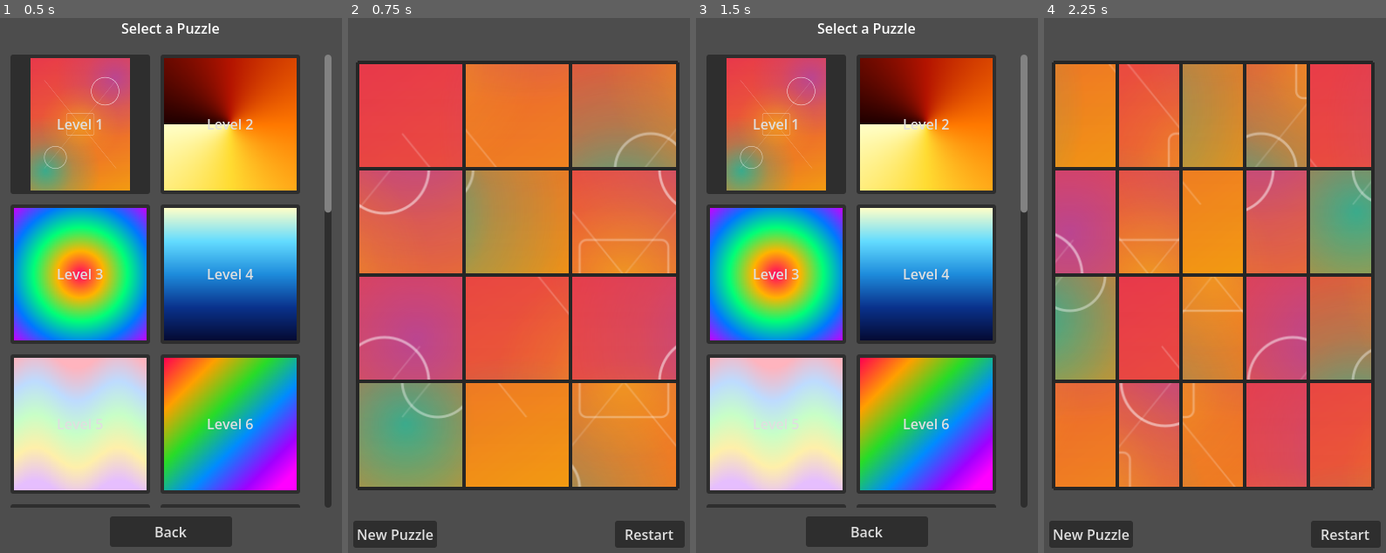
Above: before the commit, frames 1-4 (left to right).
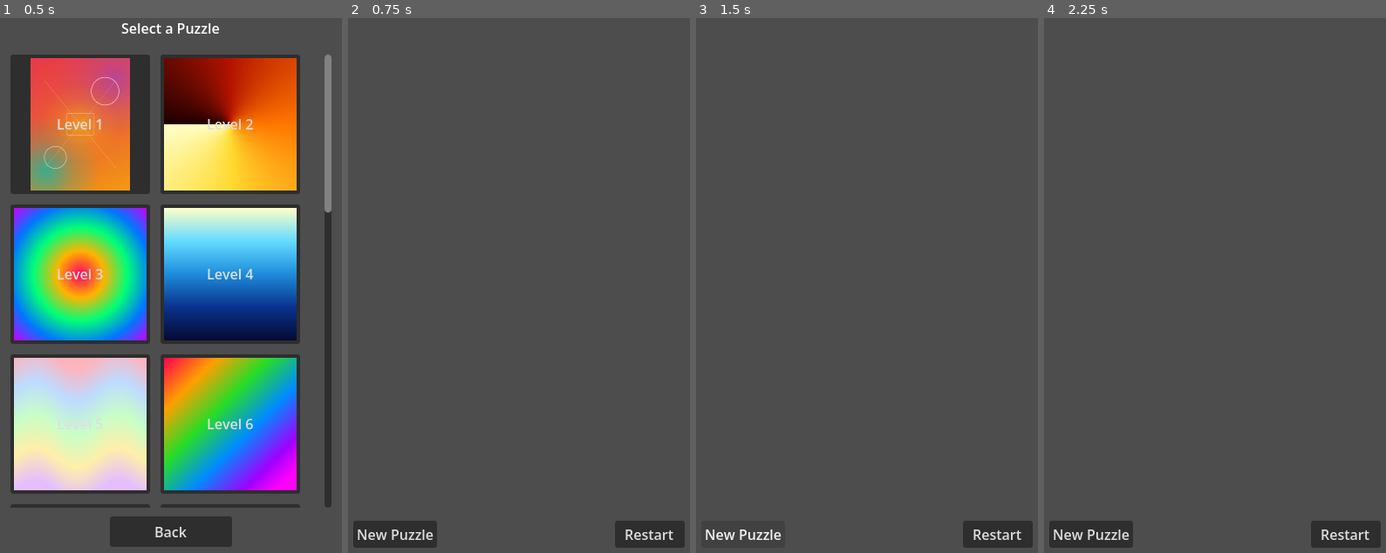
Above: after the commit, the same moments.

Repository: Gare22/Picture-Stitch-Puzzle
Game: Godot game, scene res://level_select.tscn
The game is run twice, just before and just after one commit, with the same random seed, the same clock (stepped at 60 frames per second) and the same inputs.
Inputs (mouse positions are in pixels of both pictures, inside the frame that each line leads up to):
- Up to frame 1 (0.5 s): no input
- Up to frame 2 (0.75 s): click "Level 1" at 0.5 s
- Up to frame 3 (1.5 s): click "New Puzzle" at 1.25 s
- Up to frame 4 (2.25 s): click (1122, 125) at 2 s, where only the run before the commit has a clickable "Level 1"

Frame 1 is identical in both runs. In frame 2, 76% of the frame differs, in the area x 2-97%, y 7-89%; in frame 3, 69%; in frame 4, 76%.
Error after the commit: Parse Error: Cannot infer the type of "avail_w" variable because the value doesn't have a set type. (res://board/puzzle_board.gd:30)

Commit message:
Fix piece gaps: replace GridContainer with manual Control layout
GridContainer rounded column widths to integer pixels inconsistently,
causing sub-pixel gaps between pieces at certain grid sizes.

Now uses a plain Control with manually positioned pieces. Each piece's
display size is derived from its integer pixel region, so pieces tile
perfectly with zero gaps regardless of image/grid dimensions.

Diff:
--- a/board/puzzle_board.gd
+++ b/board/puzzle_board.gd
@@ -1,4 +1,4 @@
-extends GridContainer
+extends Control
 
 ## When true, pieces show a numbered label for debugging.
 @export var test_mode: bool = false
@@ -21,44 +21,37 @@
 func setup(source_image: Texture2D, p_columns: int, p_rows: int) -> void:
 	columns_count = p_columns
 	rows_count = p_rows
-	columns = columns_count
-
-	# Cell dimensions in image-space
-	var cell_w = source_image.get_width() / float(columns_count)
-	var cell_h = source_image.get_height() / float(rows_count)
+
+	var img_w := source_image.get_width()
+	var img_h := source_image.get_height()
 
 	# Available screen area
 	var viewport_size = get_viewport_rect().size
-	var avail_w = viewport_size.x - SIDE_PADDING * 2.0
-	var avail_h = viewport_size.y - TOP_PADDING - BOTTOM_PADDING
-
-	# Board natural dimensions (at 1:1 scale)
-	var board_w = cell_w * columns_count
-	var board_h = cell_h * rows_count
+	var avail_w := viewport_size.x - SIDE_PADDING * 2.0
+	var avail_h := viewport_size.y - TOP_PADDING - BOTTOM_PADDING
 
 	# Scale the board to fit within available area (maintain aspect ratio)
-	var board_scale = minf(avail_w / board_w, avail_h / board_h)
-
-	# Determine the final display cell size
-	var cell_display_w = cell_w * board_scale
-	var cell_display_h = cell_h * board_scale
+	var board_scale := minf(avail_w / img_w, avail_h / img_h)
+
+	# Display size for the whole board
+	var total_board_w := img_w * board_scale
+	var total_board_h := img_h * board_scale
+
+	# Scale factor from image pixels to screen pixels
+	var display_scale := total_board_w / img_w
 
 	# ---- Create pieces ----
 	var piece_scene = preload("res://piece/puzzle_piece.tscn")
-	var pieces = []
+	var pieces: Array = []
 	pieces.resize(columns_count * rows_count)
-
-	var img_w := source_image.get_width()
-	var img_h := source_image.get_height()
 
 	for row in range(rows_count):
 		for col in range(columns_count):
-			var idx = row * columns_count + col
+			var idx := row * columns_count + col
 			var piece = piece_scene.instantiate()
 			piece.name = "Piece_%d" % idx
 
-			# Compute integer pixel boundaries so every pixel is covered
-			# with no gaps or overlaps (handles non-divisible dimensions).
+			# Integer pixel boundaries — no gaps, no overlaps
 			var x_start := col * img_w / columns_count
 			var x_end := (col + 1) * img_w / columns_count
 			var y_start := row * img_h / rows_count
@@ -66,17 +59,22 @@
 			var region_w := x_end - x_start
 			var region_h := y_end - y_start
 
+			# Display size derived from the integer region (not a shared float)
+			var disp_w := region_w * display_scale
+			var disp_h := region_h * display_scale
+
 			# Slice with AtlasTexture
-			var atlas = AtlasTexture.new()
+			var atlas := AtlasTexture.new()
 			atlas.atlas = source_image
 			atlas.region = Rect2(x_start, y_start, region_w, region_h)
 			piece.texture = atlas
 			piece.expand_mode = TextureRect.EXPAND_IGNORE_SIZE
 			piece.stretch_mode = TextureRect.STRETCH_KEEP_ASPECT_CENTERED
-			piece.custom_minimum_size = Vector2(cell_display_w, cell_display_h)
+			piece.custom_minimum_size = Vector2(disp_w, disp_h)
 			piece.size = piece.custom_minimum_size
-			piece.size_flags_horizontal = Control.SIZE_SHRINK_CENTER
-			piece.size_flags_vertical = Control.SIZE_SHRINK_CENTER
+
+			# Position manually — no GridContainer rounding issues
+			piece.position = Vector2(col * disp_w, row * disp_h)
 
 			# Test-mode label
 			if test_mode:
@@ -92,13 +90,13 @@
 
 	# Fisher-Yates shuffle on grid_indices (shuffle what's where).
 	# Keep shuffling until we get a non-solved state.
-	var rng = RandomNumberGenerator.new()
+	var rng := RandomNumberGenerator.new()
 	rng.randomize()
 	var is_solved := true
 	while is_solved:
 		for i in range(pieces.size() - 1, 0, -1):
-			var j = rng.randi_range(0, i)
-			var tmp = grid_indices[i]
+			var j := rng.randi_range(0, i)
+			var tmp := grid_indices[i]
 			grid_indices[i] = grid_indices[j]
 			grid_indices[j] = tmp
 		# Check if the shuffle produced the solved state
@@ -109,16 +107,11 @@
 			if k == grid_indices.size() - 1:
 				is_solved = true
 
-	# Add children to grid in shuffled order.
-	# Child at index i is the piece whose correct_index = grid_indices[i].
+	# Add children in shuffled order.
 	for i in range(pieces.size()):
-		var piece = pieces[grid_indices[i]]
-		add_child(piece)
-
-	# Set size explicitly from calculated dimensions (don't rely on
-	# get_minimum_size() which can differ due to GridContainer internals).
-	var total_board_w = cell_display_w * columns_count
-	var total_board_h = cell_display_h * rows_count
+		add_child(pieces[grid_indices[i]])
+
+	# Size this control to match the board
 	custom_minimum_size = Vector2(total_board_w, total_board_h)
 	size = custom_minimum_size
 
@@ -150,39 +143,39 @@
 ## Re-evaluates which borders should be drawn for every piece.
 ## A border is hidden only when a piece's correctly-adjacent neighbor is beside it.
 func update_borders() -> void:
-	var all_pieces = get_pieces()
+	var all_pieces := get_pieces()
 	for i in range(all_pieces.size()):
 		var piece = all_pieces[i]
-		var col = i % columns_count
-		var row = int(float(i) / columns_count)
-		var my_idx = get_correct_index(i)
-
-		var draw_top = true
-		var draw_bottom = true
-		var draw_left = true
-		var draw_right = true
+		var col := i % columns_count
+		var row := i / columns_count
+		var my_idx := get_correct_index(i)
+
+		var draw_top := true
+		var draw_bottom := true
+		var draw_left := true
+		var draw_right := true
 
 		# Above
 		if row > 0:
-			var neighbor_idx = get_correct_index(i - columns_count)
+			var neighbor_idx := get_correct_index(i - columns_count)
 			if neighbor_idx == my_idx - columns_count:
 				draw_top = false
 
 		# Below
 		if row < rows_count - 1:
-			var neighbor_idx = get_correct_index(i + columns_count)
+			var neighbor_idx := get_correct_index(i + columns_count)
 			if neighbor_idx == my_idx + columns_count:
 				draw_bottom = false
 
 		# Left — only hide if the piece's correct position isn't at the left edge
 		if col > 0 and my_idx % columns_count > 0:
-			var neighbor_idx = get_correct_index(i - 1)
+			var neighbor_idx := get_correct_index(i - 1)
 			if neighbor_idx == my_idx - 1:
 				draw_left = false
 
 		# Right — only hide if the piece's correct position isn't at the right edge
 		if col < columns_count - 1 and my_idx % columns_count < columns_count - 1:
-			var neighbor_idx = get_correct_index(i + 1)
+			var neighbor_idx := get_correct_index(i + 1)
 			if neighbor_idx == my_idx + 1:
 				draw_right = false
 
@@ -191,14 +184,13 @@
 
 ## Swap two pieces: exchange their textures and grid_indices, then re-evaluate borders.
 func swap_pieces(piece_a, piece_b) -> void:
-	# Find grid positions of both pieces
-	var pieces = get_pieces()
-	var pos_a = -1
-	var pos_b = -1
-	for i in range(pieces.size()):
-		if pieces[i] == piece_a:
+	var all_pieces := get_pieces()
+	var pos_a := -1
+	var pos_b := -1
+	for i in range(all_pieces.size()):
+		if all_pieces[i] == piece_a:
 			pos_a = i
-		if pieces[i] == piece_b:
+		if all_pieces[i] == piece_b:
 			pos_b = i
 
 	if pos_a < 0 or pos_b < 0:
@@ -210,13 +202,13 @@
 	piece_b.texture = temp_tex
 
 	# Swap grid_indices
-	var temp_idx = grid_indices[pos_a]
+	var temp_idx := grid_indices[pos_a]
 	grid_indices[pos_a] = grid_indices[pos_b]
 	grid_indices[pos_b] = temp_idx
 
 	# Also swap test-mode labels if visible
 	if test_mode:
-		var temp_label = piece_a.get_piece_label().text
+		var temp_label := piece_a.get_piece_label().text
 		piece_a.get_piece_label().text = piece_b.get_piece_label().text
 		piece_b.get_piece_label().text = temp_label
 
--- a/board/puzzle_board.tscn
+++ b/board/puzzle_board.tscn
@@ -1,6 +1,6 @@
-[gd_scene format=3]
+[gd_scene load_steps=2 format=3]
 
 [ext_resource type="Script" path="res://board/puzzle_board.gd" id="1_c7uit"]
 
-[node name="PuzzleBoard" type="GridContainer"]
+[node name="PuzzleBoard" type="Control"]
 script = ExtResource("1_c7uit")
--- a/puzzle_game.tscn
+++ b/puzzle_game.tscn
@@ -5,10 +5,9 @@
 
 [node name="PuzzleGame" type="Node" unique_id=1092117998]
 script = ExtResource("1_fbgxn")
+test_grid_cycle = false
 
 [node name="PuzzleBoard" parent="." unique_id=1425944829 instance=ExtResource("2_i3a0x")]
-theme_override_constants/h_separation = 0
-theme_override_constants/v_separation = 0
 
 [node name="TimerLabel" type="Label" parent="." unique_id=422968927]
 visible = false
